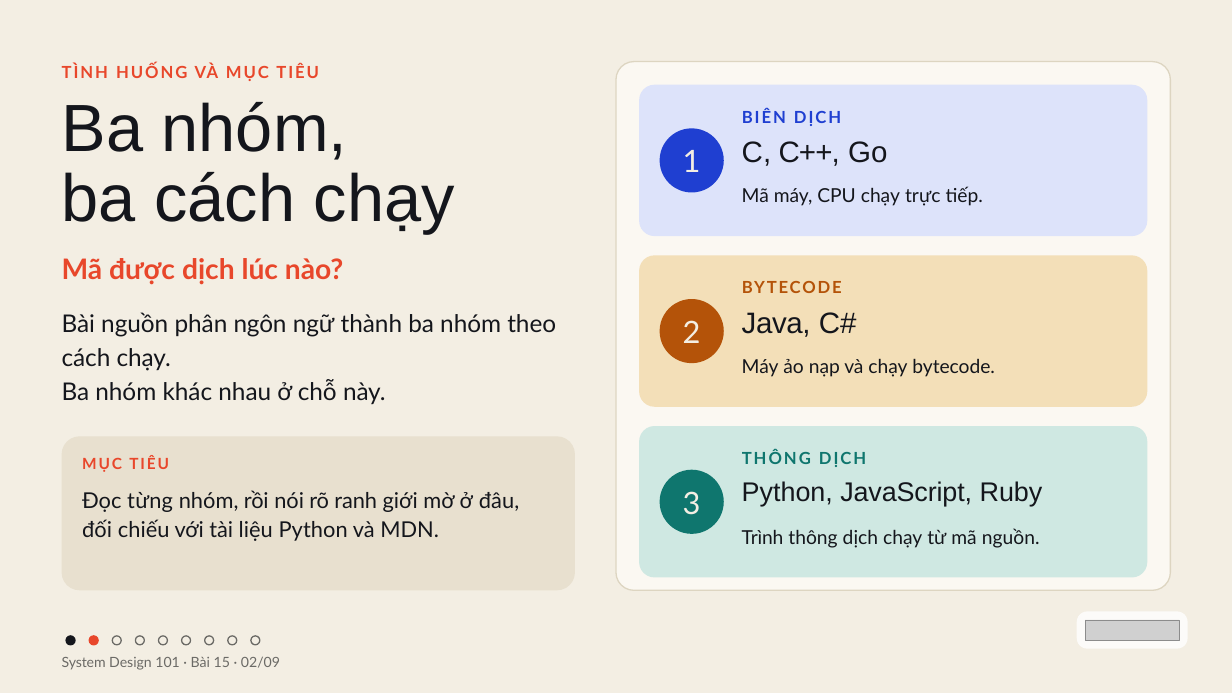
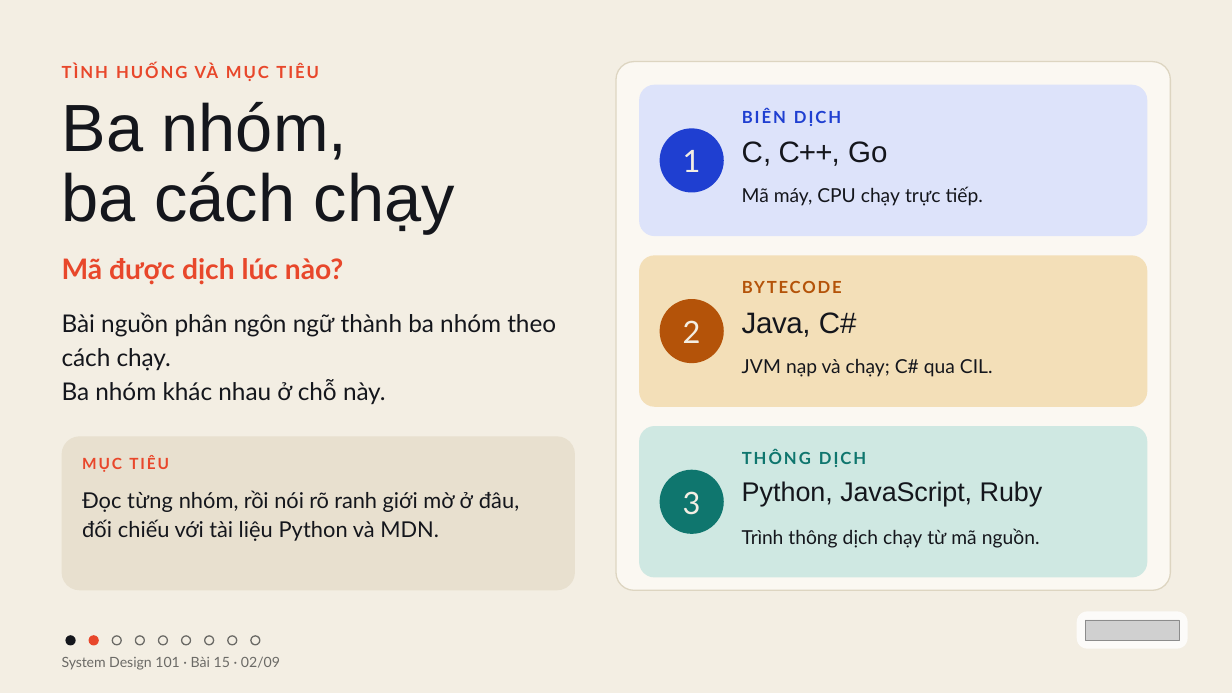
Before and after one commit to vohoailinh90/tool-marketing-studio, a slide deck: slide 2 of system-design-101/vi/lessons/sd-10-015/slides/sd-10-015.pptx. Drawn at 1232x693 pixels with LibreOffice and Linux fonts; fonts in the diff are those of the drawing; grey boxes stand for pictures. Boxes give left, top, right and bottom in pixels: in the first picture for what was removed or moved away, otherwise in the second. Text is boxed around its words. In the diff, an @@ line names an element or a change of style, - is before the commit and + after.

```diff
--- a/system-design-101/vi/lessons/sd-10-015/slides/sd-10-015.pptx
+++ b/system-design-101/vi/lessons/sd-10-015/slides/sd-10-015.pptx
@@ text at [742,359,993,377]: text changed @@
-Máy ảo nạp và chạy bytecode.
+JVM nạp và chạy; C# qua CIL.
```
Also in this commit, not shown: 1 other slide changed.
